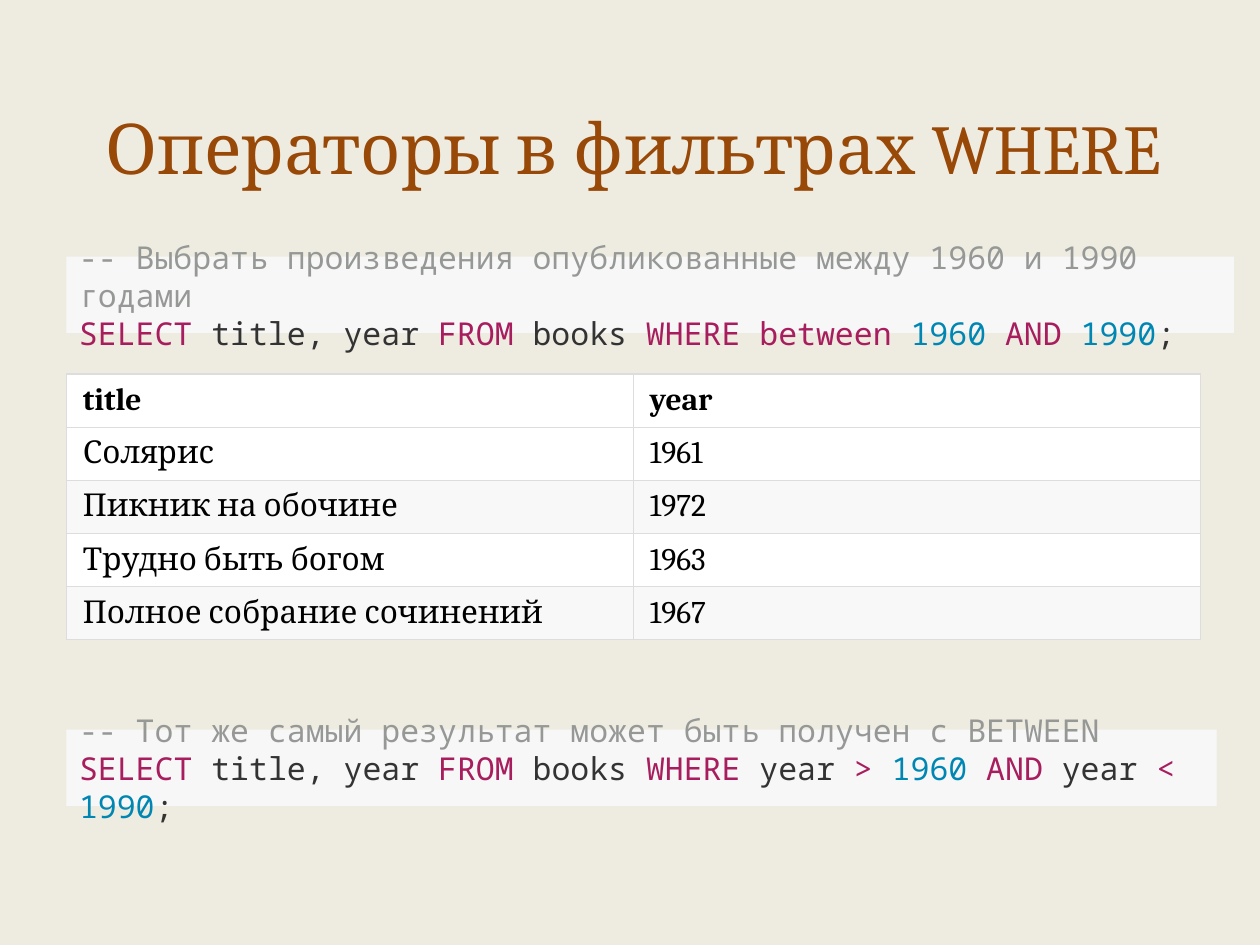
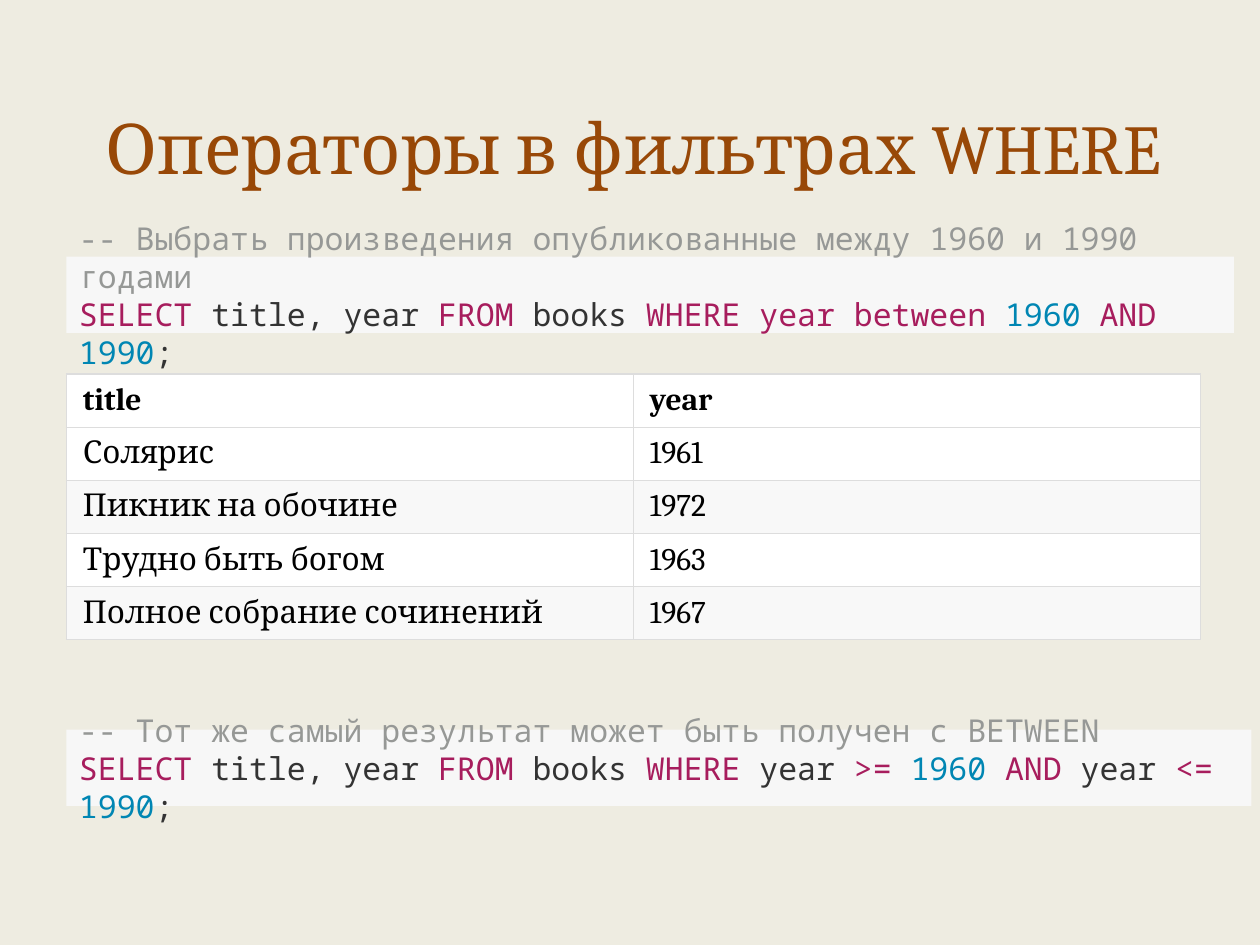
Before and after one commit to maxchv/LearnPython, a slide deck: slide 35 of week12/sql.pptx. Drawn at 1260x945 pixels with LibreOffice and Linux fonts; fonts in the diff are those of the drawing. Boxes give left, top, right and bottom in pixels: in the first picture for what was removed or moved away, otherwise in the second. Text is boxed around its words. In the diff, an @@ line names an element or a change of style, - is before the commit and + after.

```diff
--- a/week12/sql.pptx
+++ b/week12/sql.pptx
@@ text in rectangle at (x1=79, y1=302, x2=1157, y2=369): text changed @@
-SELECT title, year FROM books WHERE between 1960 AND 1990;
+SELECT title, year FROM books WHERE year between 1960 AND 1990;
@@ rectangle "-- Тот же самый результат ..." resized from (x1=67, y1=730, x2=1217, y2=806) to (x1=67, y1=730, x2=1252, y2=806) @@
@@ text in rectangle at (x1=79, y1=756, x2=1157, y2=823): text changed @@
-SELECT title, year FROM books WHERE year > 1960 AND year < 1990;
+SELECT title, year FROM books WHERE year >= 1960 AND year <= 1990;
```
Also in this commit, not shown: 3 other files.
